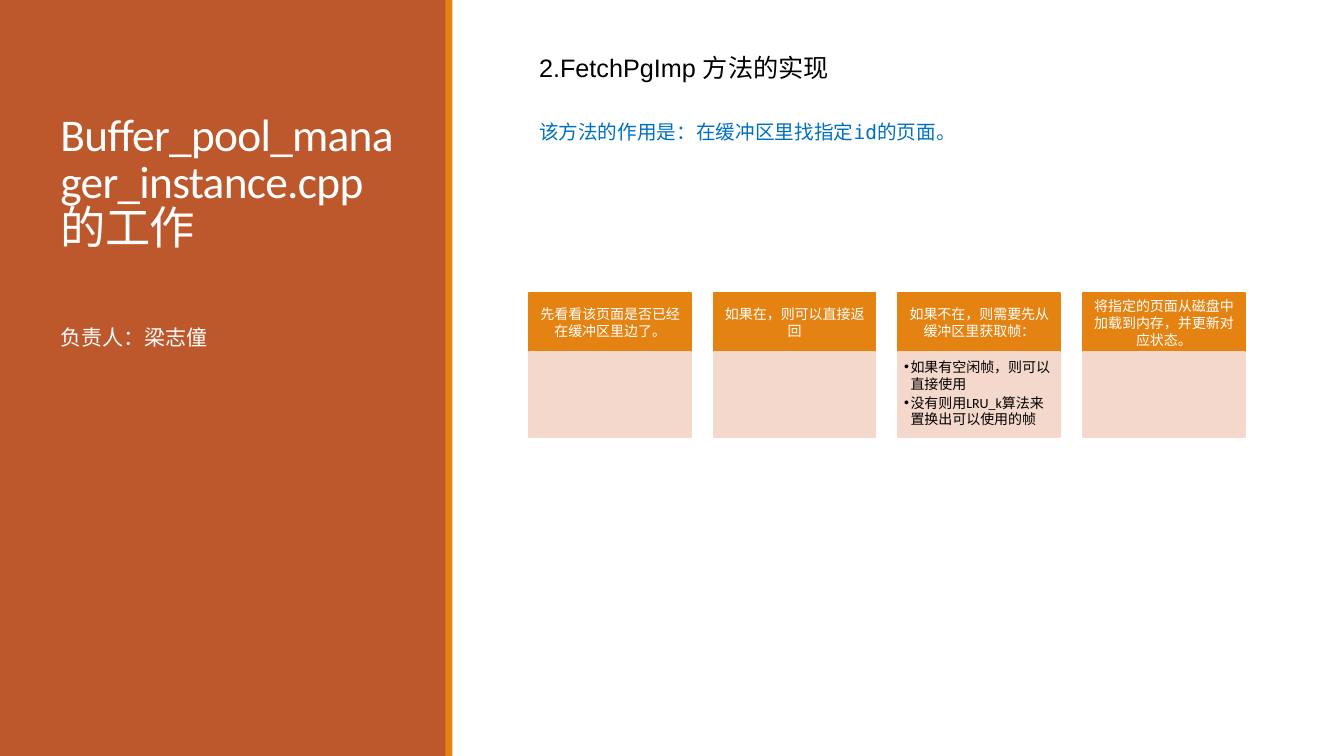
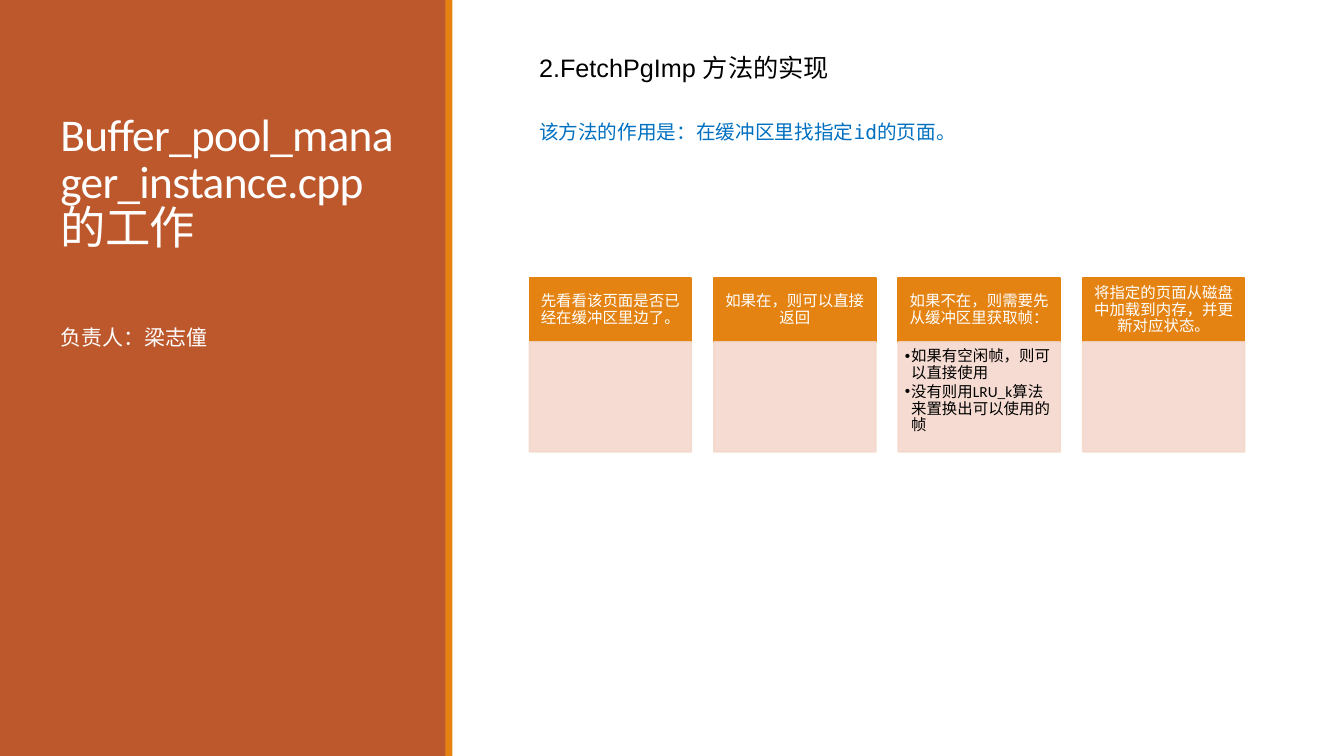
Before and after one commit to SDataBaseGroup/Database-lab, a slide deck: slide 14 of 缓冲区管理器与B+树的总ppt.pptx (slide 13 before the commit). Drawn at 1344x756 pixels with LibreOffice and Linux fonts; fonts in the diff are those of the drawing. Boxes give left, top, right and bottom in pixels: in the first picture for what was removed or moved away, otherwise in the second. Text is boxed around its words. In the diff, an @@ line names an element or a change of style, - is before the commit and + after.

```diff
--- a/缓冲区管理器与B+树的总ppt.pptx
+++ b/缓冲区管理器与B+树的总ppt.pptx
@@ text "先看看该页面是否已经在缓冲区里边了。": place and size @@
-text "先看看该页面是否已经在缓冲区里边了。" at (540,307,680,337)
+text "先看看该页面是否已经在缓冲区里边了。" at (541,293,680,325)
@@ rectangle: place and size @@
-rectangle at (529,293,692,353)
+rectangle at (529,278,692,343)
@@ text "如果在，则可以直接返回": place and size @@
-text "如果在，则可以直接返回" at (725,307,865,337)
+text "如果在，则可以直接返回" at (725,293,864,325)
@@ rectangle: place and size @@
-rectangle at (714,293,876,353)
+rectangle at (714,278,876,343)
@@ text "如果不在，则需要先从缓冲区里获取帧：": place and size @@
-text "如果不在，则需要先从缓冲区里获取帧：" at (910,307,1050,337)
+text "如果不在，则需要先从缓冲区里获取帧：" at (910,293,1049,324)
@@ rectangle: place and size @@
-rectangle at (898,293,1061,353)
+rectangle at (898,278,1061,343)
@@ text "将指定的页面从磁盘中加载到内存，并更新对应状态。": place and size @@
-text "将指定的页面从磁盘中加载到内存，并更新对应状态。" at (1094,299,1234,346)
+text "将指定的页面从磁盘中加载到内存，并更新对应状态。" at (1094,285,1233,333)
@@ rectangle: place and size @@
-rectangle at (1083,293,1245,353)
+rectangle at (1083,278,1245,343)
@@ rectangle: place and size @@
-rectangle at (529,353,692,438)
+rectangle at (529,342,692,452)
@@ rectangle: place and size @@
-rectangle at (714,353,876,438)
+rectangle at (714,342,876,452)
@@ size 10 to 11 pt; line spacing 1 to 0.9 in 5 elements at (541,293,680,325), (725,293,864,325), (910,293,1049,324), (1094,285,1233,333), (905,348,1050,399) @@
@@ text "如果有空闲帧，则可以直接使用": place and size @@
-text "如果有空闲帧，则可以直接使用" at (911,360,1051,410)
+text "如果有空闲帧，则可以直接使用" at (905,348,1050,399)
@@ rectangle: place and size @@
-rectangle at (898,353,1061,438)
+rectangle at (898,342,1061,452)
@@ rectangle: place and size @@
-rectangle at (1083,353,1245,438)
+rectangle at (1083,342,1245,452)
```
Also in this commit, not shown: 6 other slides changed, 2 slides added.
